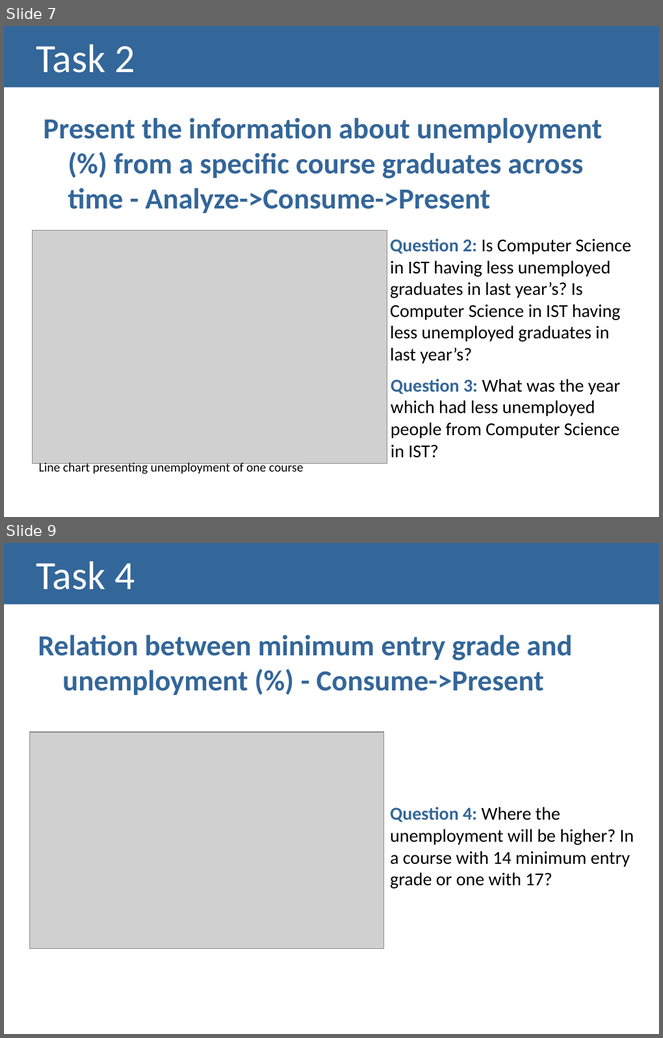
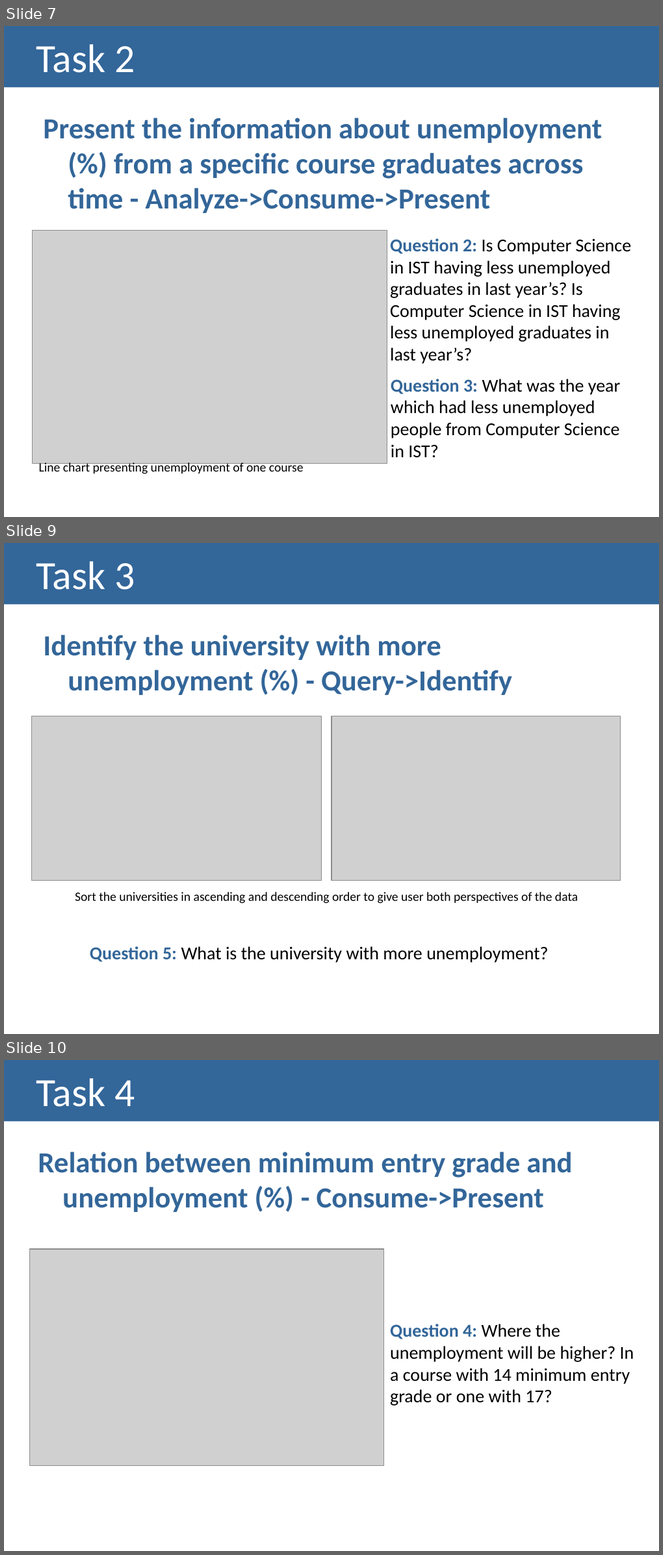
Before and after one commit to Strabox/Higher-Education-Unemployment-Portugal, a slide deck: III-Checkpoint/III-Checkpoint Presentation.pptx. Shown one above the other, each under a label of ours: slides 7 and 9 before the commit, slides 7, 9 and 10 after it; the slides between them are not shown. The pictures are 663x1038 and 663x1555 pixels, drawn with LibreOffice and Linux fonts; fonts in the diff are those of the drawing; grey boxes stand for pictures. Boxes give left, top, right and bottom in pixels: in the first picture for what was removed or moved away, otherwise in the second. Text is boxed around its words. In the diff, an @@ line names an element or a change of style, - is before the commit and + after.

```diff
--- a/III-Checkpoint/III-Checkpoint Presentation.pptx
+++ b/III-Checkpoint/III-Checkpoint Presentation.pptx
@@ slide 9 added at (4, 543, 659, 1034), background #FFFFFF @@
@@ title added at (4, 543, 659, 605), fill #336699, 44 pt, text #FFFFFF @@
+Task 3
@@ text added at (43, 635, 512, 695), 32 pt, text #336699, bold @@
+Identify the university with more unemployment (%) - Query->Identify
@@ picture added at (31, 717, 321, 881) @@
@@ picture added at (332, 717, 621, 881) @@
@@ text added at (75, 892, 578, 904), 14 pt, text #000000 @@
+Sort the universities in ascending and descending order to give user both perspectives of the data
@@ text added at (90, 947, 548, 963), 20 pt, text #000000 @@
+Question 5: What is the university with more unemployment?
@@ what was slide 9 is now slide 10 @@
```
Also in this commit, not shown: 3 slides changed, 1 other slide added.
